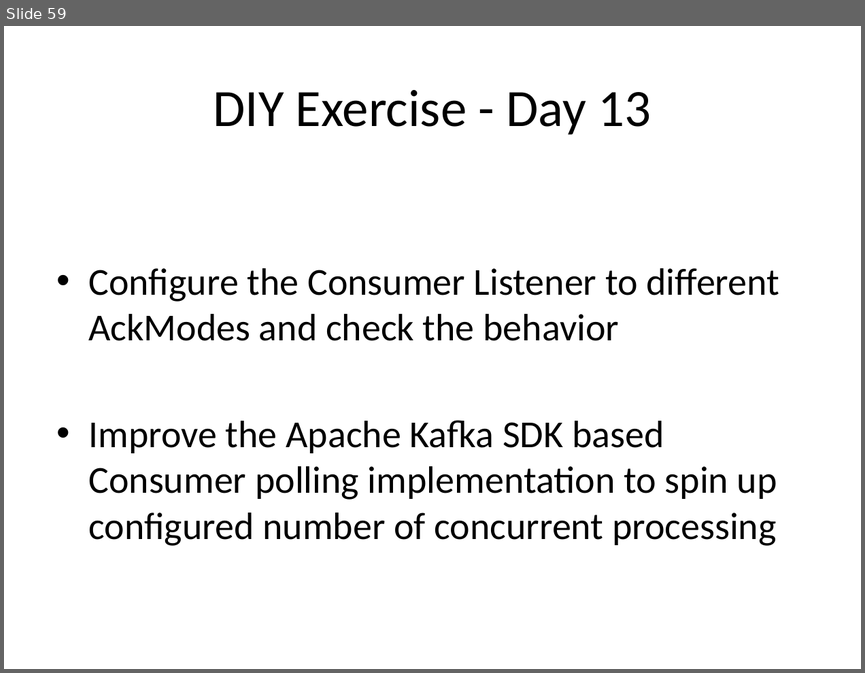
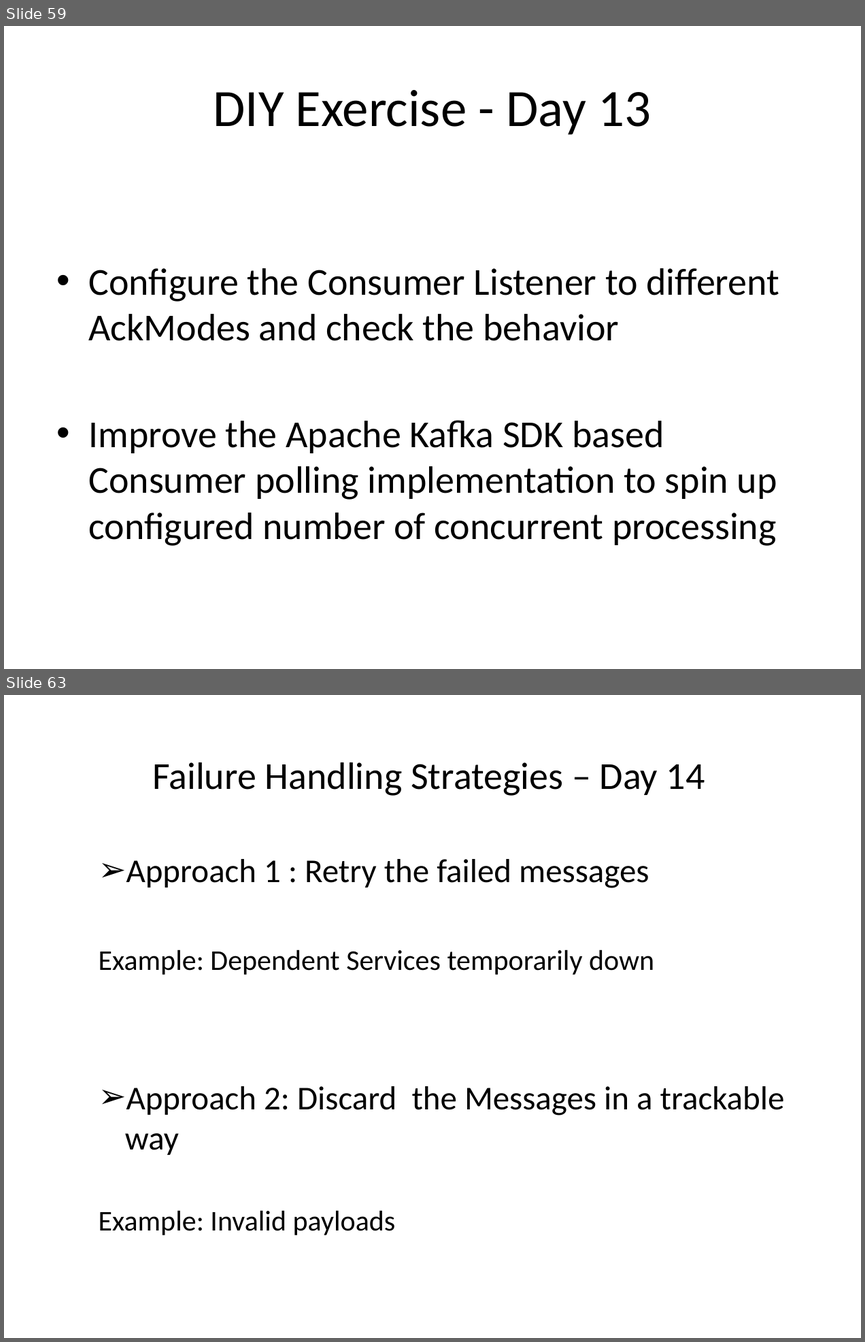
Before and after one commit to sreedharsingaraju/KafkaTutorials, a slide deck: PPT/Kafka-Teaching-Flow.pptx. Shown one above the other, each under a label of ours: slide 59 before the commit, slides 59 and 63 after it; the slides between them are not shown. The pictures are 865x673 and 865x1342 pixels, drawn with LibreOffice and Linux fonts; fonts in the diff are those of the drawing. Boxes give left, top, right and bottom in pixels: in the first picture for what was removed or moved away, otherwise in the second. Text is boxed around its words. In the diff, an @@ line names an element or a change of style, - is before the commit and + after.

```diff
--- a/PPT/Kafka-Teaching-Flow.pptx
+++ b/PPT/Kafka-Teaching-Flow.pptx
@@ slide 63 added at (4,695,861,1338), background #FFFFFF @@
@@ title added at (152,762,705,796), 32 pt, text #000000 @@
+  Failure Handling Strategies – Day 14
@@ text added at (99,859,785,1235), 28 pt, text #000000 @@
+  ➢ Approach 1 : Retry the failed messages
+  Example: Dependent Services temporarily down
+  ➢ Approach 2: Discard the Messages in a trackable way
+  Example: Invalid payloads
```
Also in this commit, not shown: 4 other slides added, 2 other files.
